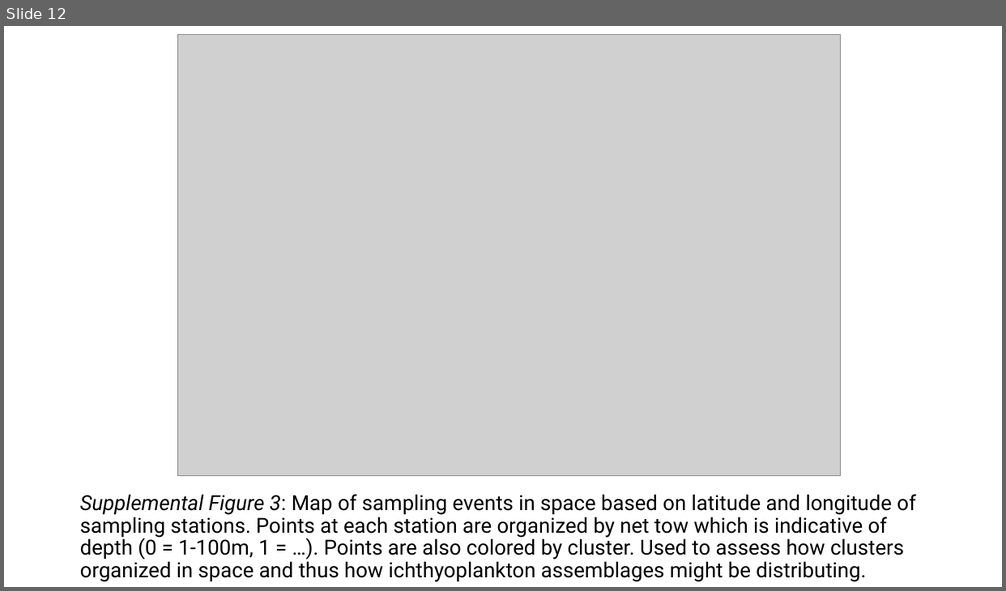
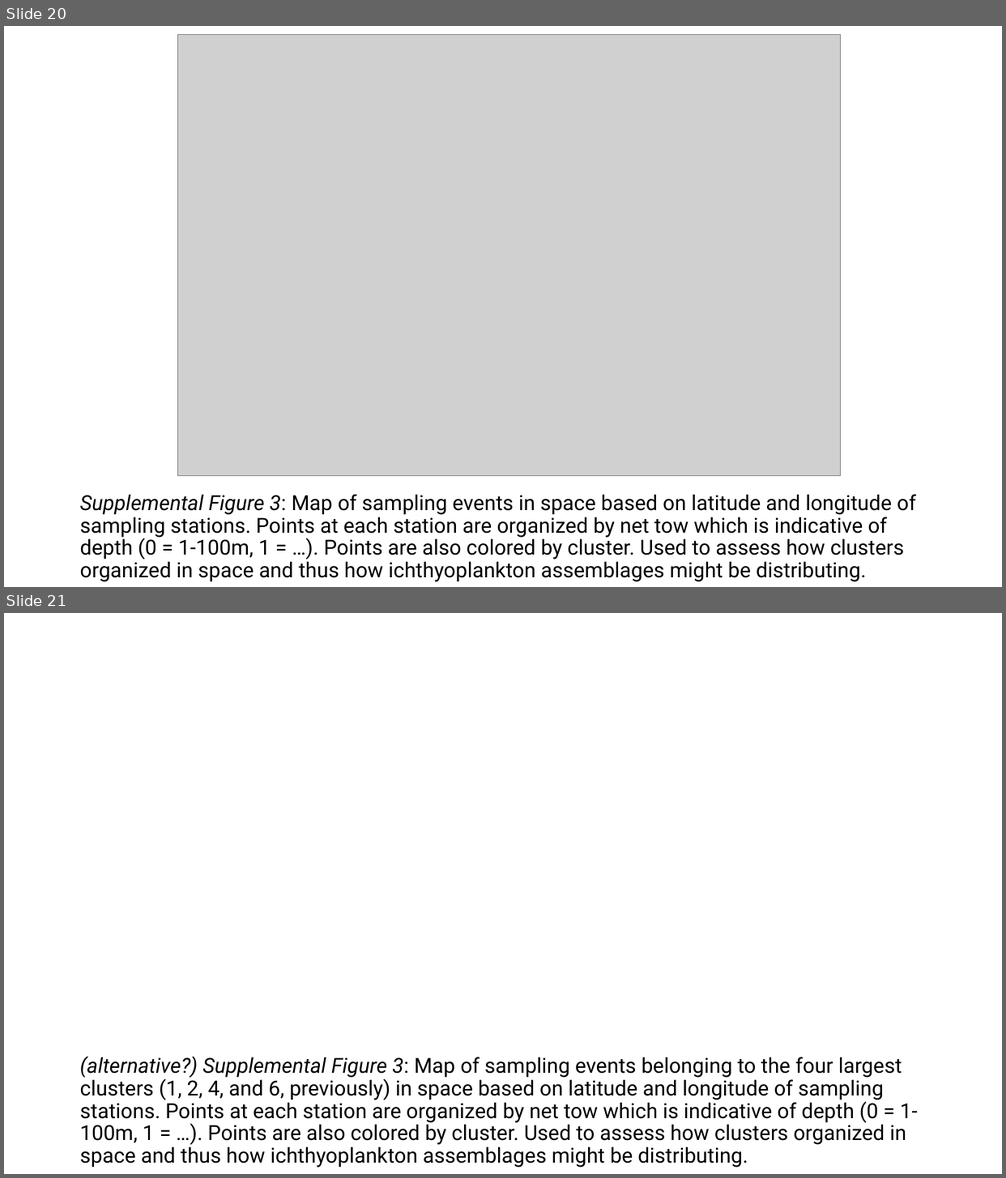
Before and after one commit to LukeABobay/larval-fish-community-analysis, a slide deck: Project Figures and Tables in order.pptx. Shown one above the other, each under a label of ours: slide 12 before the commit, slides 20 and 21 after it. The pictures are 1006x591 and 1006x1178 pixels, drawn with LibreOffice and Linux fonts; fonts in the diff are those of the drawing; grey boxes stand for pictures. Boxes give left, top, right and bottom in pixels: in the first picture for what was removed or moved away, otherwise in the second. Text is boxed around its words. In the diff, an @@ line names an element or a change of style, - is before the commit and + after.

Commit message:
updates to checklist, outline, and powerpoint based on recent progress

```diff
--- a/Project Figures and Tables in order.pptx
+++ b/Project Figures and Tables in order.pptx
@@ slide 21 added at (4,613,1002,1174), background #FFFFFF @@
@@ title added at (80,1056,918,1168), 20 pt, text #000000 @@
+(alternative?) Supplemental Figure 3: Map of sampling events belonging to the four largest clusters (1, 2, 4, and 6, previously) in space based on latitude and longitude of sampling stations. Points at each station are organized by net tow which is indicative of depth (0 = 1-100m, 1 = …). Points are also colored by cluster. Used to assess how clusters organized in space and thus how ichthyoplankton assemblages might be distributing.
@@ what was slide 12 is now slide 20 @@
```
Also in this commit, not shown: 1 slide changed, 12 other slides added, 1 other file.
